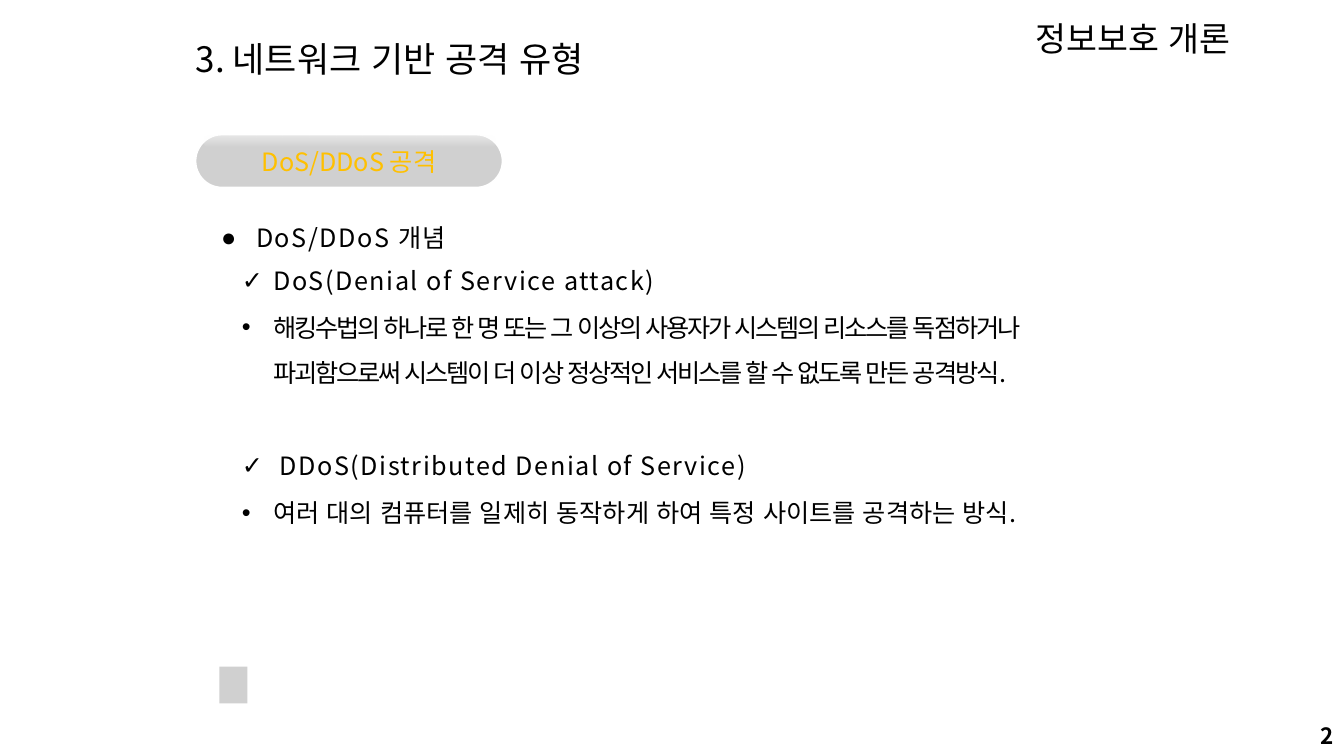
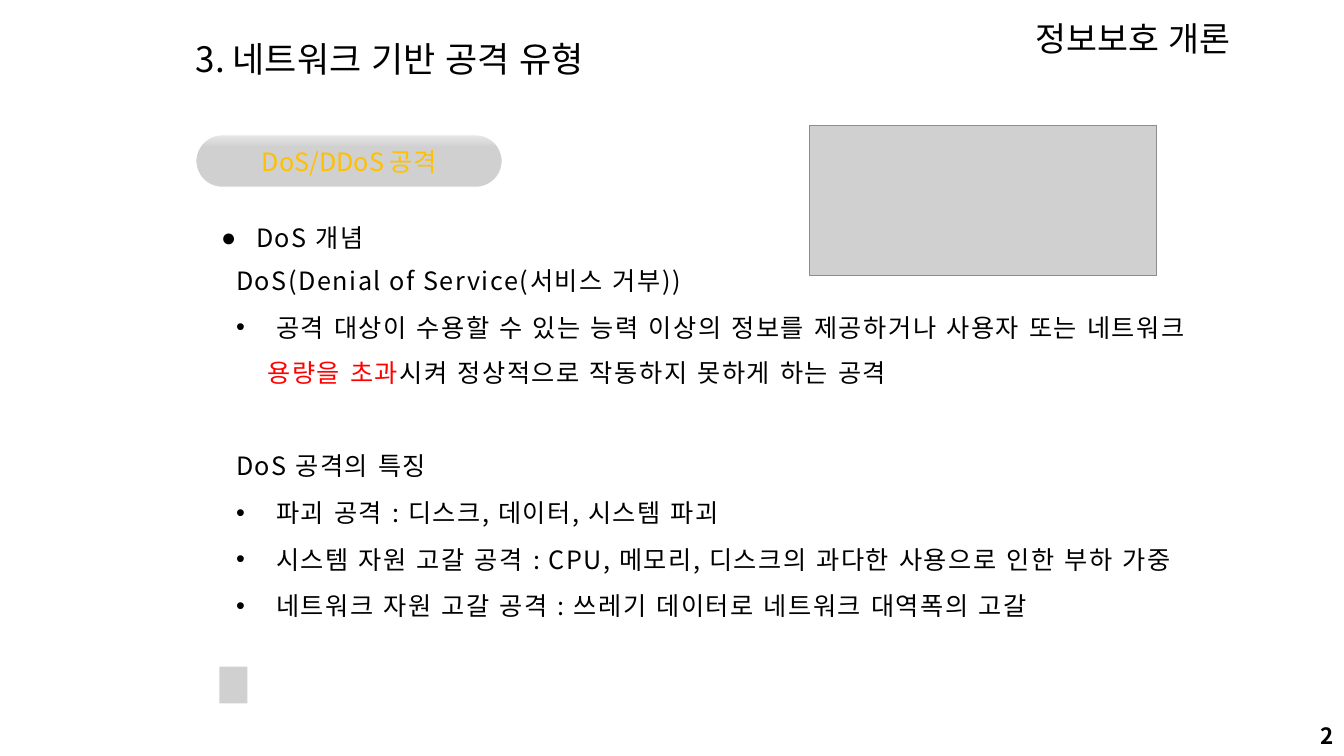
Before and after one commit to arizona95/CyberTraining, a slide deck: slide 2 of Lecture/24_1_정보보호/정보보호8강.pptx. Drawn at 1344x756 pixels with LibreOffice and Linux fonts; fonts in the diff are those of the drawing; grey boxes stand for pictures; background and template pictures are left out. Boxes give left, top, right and bottom in pixels: in the first picture for what was removed or moved away, otherwise in the second. Text is boxed around its words. In the diff, an @@ line names an element or a change of style, - is before the commit and + after.

```diff
--- a/Lecture/24_1_정보보호/정보보호8강.pptx
+++ b/Lecture/24_1_정보보호/정보보호8강.pptx
@@ picture added at (810,125,1156,275) @@
@@ text at (256,226,364,249): text changed @@
-● DoS/DDoS 개념
+● DoS 개념
@@ text at (236,269,1184,617): text changed @@
-✓ DoS(Denial of Service attack)
-• 해킹수법의 하나로 한 명 또는 그 이상의 사용자가 시스템의 리소스를 독점하거나 파괴함으로써 시스템이 더 이상 정상적인 서비스를 할 수 없도록 만든 공격방식.
-✓ DDoS(Distributed Denial of Service)
-• 여러 대의 컴퓨터를 일제히 동작하게 하여 특정 사이트를 공격하는 방식.
+DoS(Denial of Service(서비스 거부))
+• 공격 대상이 수용할 수 있는 능력 이상의 정보를 제공하거나 사용자 또는 네트워크 용량을 초과시켜 정상적으로 작동하지 못하게 하는 공격
+DoS 공격의 특징
+• 파괴 공격 : 디스크, 데이터, 시스템 파괴
+• 시스템 자원 고갈 공격 : CPU, 메모리, 디스크의 과다한 사용으로 인한 부하 가중
+• 네트워크 자원 고갈 공격 : 쓰레기 데이터로 네트워크 대역폭의 고갈
```
Also in this commit, not shown: 6 other slides changed, 19 slides added, 34 slides removed.
